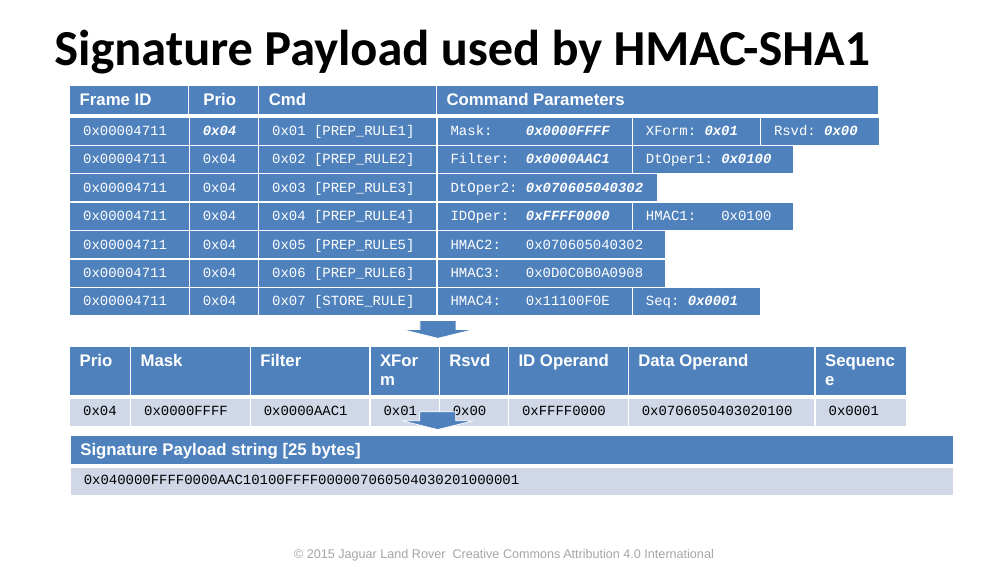
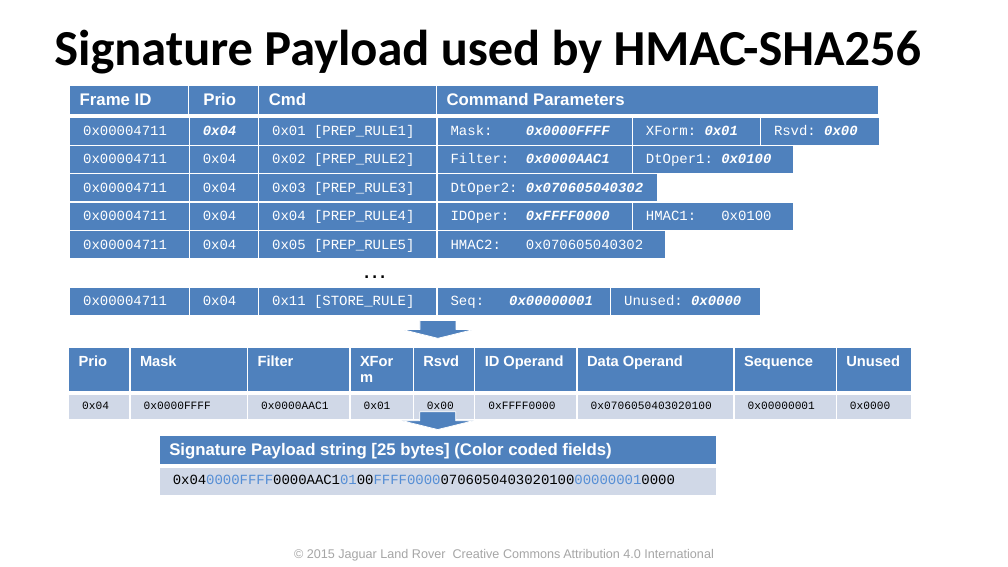
Before and after one commit to PDXostc/canfw, a slide deck: slide 22 of doc/CAN Firewall.pptx (slide 18 before the commit). Drawn at 1008x567 pixels with LibreOffice and Linux fonts; fonts in the diff are those of the drawing; background and template pictures are left out. Boxes give left, top, right and bottom in pixels: in the first picture for what was removed or moved away, otherwise in the second. Text is boxed around its words. In the diff, an @@ line names an element or a change of style, - is before the commit and + after.

Commit message:
Modified with HMAC-SHA256 signature

```diff
--- a/doc/CAN Firewall.pptx
+++ b/doc/CAN Firewall.pptx
@@ text at (54, 29, 922, 74): text changed @@
-Signature Payload used by HMAC-SHA1
+Signature Payload used by HMAC-SHA256
@@ table removed at (70, 259, 666, 288), 1 rows, 4 columns @@
-0x00004711 | 0x04 | 0x06 [PREP_RULE6] | HMAC3: 0x0D0C0B0A0908
@@ text added at (353, 248, 452, 288), 18 pt, text #000000 @@
+…
@@ table at (70, 287, 761, 317) @@
-row 1: 0x00004711 | 0x04 | 0x07 [STORE_RULE] | HMAC4: 0x11100F0E | Seq: 0x0001
+row 1: 0x00004711 | 0x04 | 0x11 [STORE_RULE] | Seq: 0x00000001 | Unused: 0x0000
@@ table at (69, 348, 913, 417) @@
-column 8: Sequence | 0x0001
+column 8: Sequence | 0x00000001
+column 9: Unused | 0x0000
@@ table: place and size @@
-table at (70, 347, 908, 424)
+table at (69, 348, 913, 417)
@@ table at (159, 435, 717, 495) @@
-row 1, column 1: Signature Payload string [25 bytes]
+row 1, column 1: Signature Payload string [25 bytes] (Color coded fields)
-row 2, column 1: 0x040000FFFF0000AAC10100FFFF000007060504030201000001
+row 2, column 1: 0x040000FFFF0000AAC10100FFFF00000706050403020100000000010000
@@ table: place and size @@
-table at (71, 435, 954, 495)
+table at (159, 435, 717, 495)
```
Also in this commit, not shown: 6 other slides changed, 4 slides added, 1 other file.
